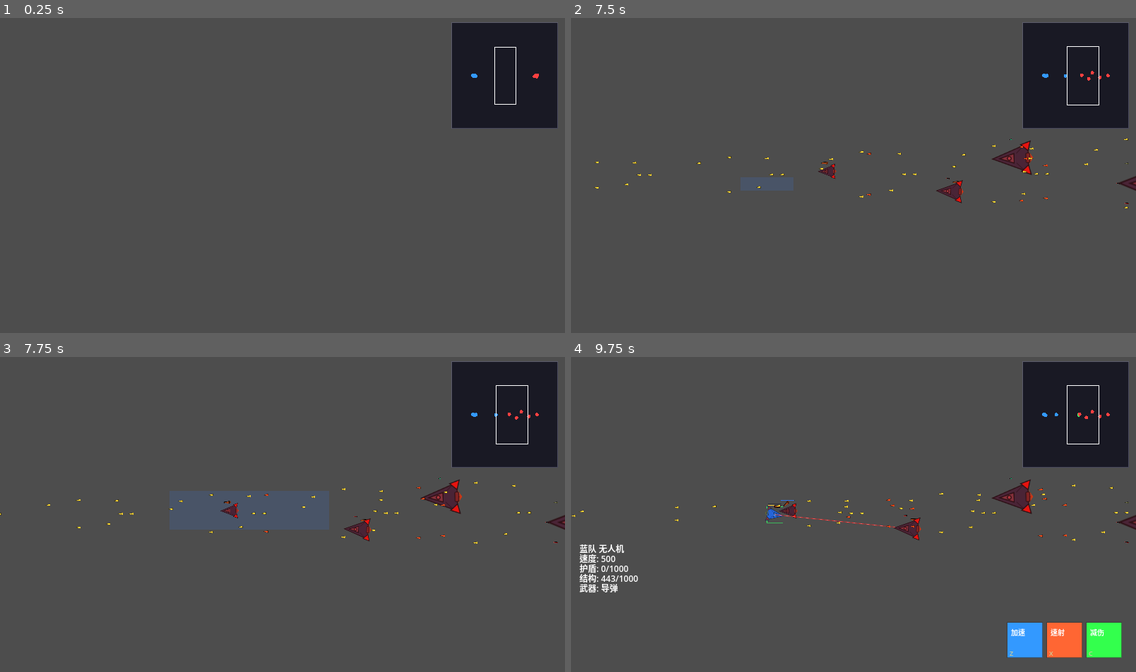
Above: before the commit, frames 1-4 (two rows, left to right).
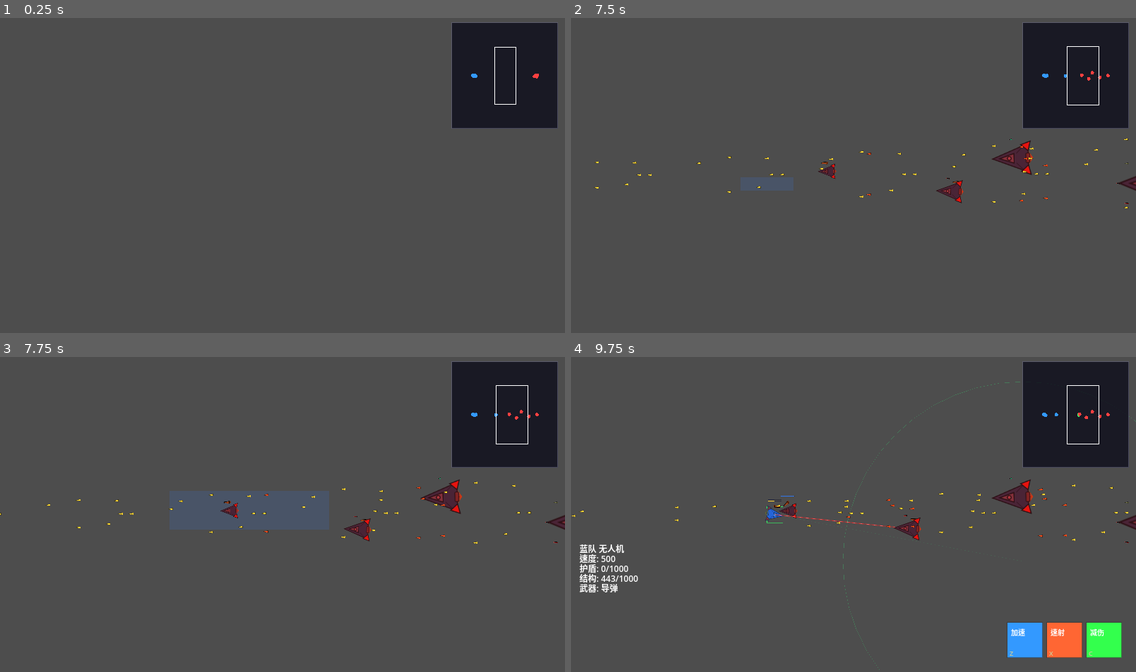
Above: after the commit, the same moments.

Repository: ZhanXuzhao/SpaceRTS
Game: Godot game, scene res://scenes/main.tscn
Two runs of this game, one before a commit and one after it. Both use one fixed random seed, a clock stepped at 60 frames per second and the inputs below.
Inputs (mouse positions are in pixels of both pictures, inside the frame that each line leads up to):
- Up to frame 1 (0.25 s): no input
- Up to frame 2 (7.5 s): tap Enter at 0.5, 4.25 s; move the mouse to (977, 159) at 0.52 s; hold W 0.53-1.25 s; tap R at 0.6 s; click (977, 159) at 0.67 s; tap Space at 1.25 s; drag from (740, 191) to (825, 238) at 1.27 s; move the mouse to (910, 106) at 2.02 s; hold W 2.03-2.75 s; tap H at 2.1 s; click (910, 106) at 2.17 s; drag from (825, 238) to (684, 128) at 2.77 s; move the mouse to (1023, 222) at 3.52 s; hold A 3.53-4.25 s; tap Z at 3.6 s; click (1023, 222) at 3.67 s; drag from (684, 128) to (768, 93) at 4.27 s; move the mouse to (881, 175) at 5.02 s; hold A 5.03-5.75 s; tap C at 5.1 s; click (881, 175) at 5.17 s; drag from (768, 93) to (887, 147) at 5.77 s; move the mouse to (977, 159) at 6.52 s; hold W 6.53-7.25 s; tap 0 at 6.6 s; click (977, 159) at 6.67 s; drag from (740, 191) to (898, 153) at 7.27 s
- Up to frame 3 (7.75 s): no input
- Up to frame 4 (9.75 s): move the mouse to (910, 445) at 8.02 s; hold A 8.03-8.75 s; hold Shift 8.03-8.75 s; click (910, 445) at 8.17 s; drag from (825, 577) to (712, 508) at 8.77 s; move the mouse to (1023, 561) at 9.52 s; hold W from 9.53 s (still down); tap Q at 9.6 s; click (1023, 561) at 9.67 s

Frames 1-3 are identical in both runs. In frame 4, 0.1% of the frame differs, in the area x 34-100%, y 7-100%.

Commit message:
fix: 血条上移20 + 地面环绕轨迹+48段平滑 + W拖拽设环绕半径

Diff:
--- a/scripts/main.gd
+++ b/scripts/main.gd
@@ -32,6 +32,9 @@
 var _attack_cursor_mode: bool = false
 # ----- W 键环绕模式 -----
 var _orbit_cursor_mode: bool = false
+var _orbit_drag_start: Vector2 = Vector2.ZERO  # W 拖拽起点
+var _orbit_drag_end: Vector2 = Vector2.ZERO
+var _orbit_is_dragging: bool = false
 
 # ----- 相机 -----
 var _camera: Camera2D
@@ -361,6 +364,9 @@
 	if event is InputEventMouseMotion and _is_dragging:
 		_drag_end = _screen_to_world(event.position)
 		queue_redraw()
+	if event is InputEventMouseMotion and _orbit_is_dragging:
+		_orbit_drag_end = event.position
+		queue_redraw()
 
 	# ---- 右键 ----
 	if event is InputEventMouseButton and event.button_index == MOUSE_BUTTON_RIGHT:
@@ -376,16 +382,16 @@
 	return get_viewport().canvas_transform.affine_inverse() * screen_pos
 
 
-func _handle_orbit_click(screen_pos: Vector2) -> void:
+func _handle_orbit_click(screen_pos: Vector2, custom_radius: float = -1.0) -> void:
 	var world_pos = _screen_to_world(screen_pos)
 	var target = _find_unit_at_world(world_pos)
 	for unit in _selected_units:
 		if not is_instance_valid(unit) or unit.hull <= 0:
 			continue
 		if target != null:
-			unit.orbit_target(target)
+			unit.orbit_target(target, custom_radius)
 		else:
-			unit.orbit_position(world_pos)
+			unit.orbit_position(world_pos, custom_radius)
 
 
 func _handle_attack_click(screen_pos: Vector2) -> void:
@@ -512,6 +518,14 @@
 		draw_line(world_mouse + Vector2(-CROSS_SIZE, 0), world_mouse + Vector2(CROSS_SIZE, 0), cross_color, 2.0)
 		draw_line(world_mouse + Vector2(0, -CROSS_SIZE), world_mouse + Vector2(0, CROSS_SIZE), cross_color, 2.0)
 		draw_circle(world_mouse, CROSS_SIZE * 0.6, cross_color, false, 1.5)
+
+	# 环绕拖拽预览
+	if _orbit_is_dragging:
+		var start = _screen_to_world(_orbit_drag_start)
+		var end = _screen_to_world(_orbit_drag_end)
+		var radius = start.distance_to(end)
+		draw_circle(start, radius, Color(0.2, 1.0, 0.5, 0.2), false, 2.0)
+		draw_line(start, end, Color(0.2, 1.0, 0.5, 0.8), 2.0)
 
 	# 环绕光标提示
 	if _orbit_cursor_mode:
--- a/scripts/unit.gd
+++ b/scripts/unit.gd
@@ -100,6 +100,7 @@
 var _orbit_angle: float = 0.0
 ## 环绕方向：1 = 逆时针，-1 = 顺时针（由切入位置确定）
 var _orbit_direction: float = 1.0
+var _orbit_radius: float = -1.0  # >=0 时覆盖默认半径
 
 @onready var collision_shape: CollisionShape2D = $CollisionShape2D
 @onready var _sprite: Sprite2D = $Sprite2D
@@ -302,7 +303,7 @@
 			center = _orbit_target_unit.global_position
 		else:
 			center = _orbit_position
-		var dist = _get_approach_range() * 0.85
+		var dist = _orbit_radius if _orbit_radius > 0 else _get_approach_range() * 0.85
 		if dist < 50:
 			dist = 500.0  # 只有 PD 时默认 500
 		var angular_speed = rad_to_deg(speed / dist)
@@ -608,9 +609,10 @@
 	_current_target = _find_nearest_enemy_in_area()
 
 
-func orbit_position(pos: Vector2) -> void:
+func orbit_position(pos: Vector2, custom_radius: float = -1.0) -> void:
 	_orbit_target_unit = null
 	_orbit_position = pos
+	_orbit_radius = custom_radius
 	_is_orbit = true
 	_is_moving = true
 	_is_attack_move = false
@@ -620,8 +622,9 @@
 	_orbit_direction = 1 if diff.cross(Vector2.RIGHT) > 0 else -1
 
 
-func orbit_target(target: Unit) -> void:
+func orbit_target(target: Unit, custom_radius: float = -1.0) -> void:
 	_orbit_target_unit = target
+	_orbit_radius = custom_radius
 	_is_orbit = true
 	_explicit_attack_target = target
 	_is_moving = true
@@ -648,12 +651,16 @@
 
 func _draw() -> void:
 	# ---- 环绕轨迹 ----
-	if _is_orbit and is_instance_valid(_orbit_target_unit) and _orbit_target_unit.hull > 0:
-		var center = _orbit_target_unit.global_position - global_position
-		var radius = _get_approach_range() * 0.85
+	if _is_orbit:
+		var center: Vector2
+		if is_instance_valid(_orbit_target_unit) and _orbit_target_unit.hull > 0:
+			center = _orbit_target_unit.global_position - global_position
+		else:
+			center = _orbit_position - global_position
+		var radius = _orbit_radius if _orbit_radius > 0 else _get_approach_range() * 0.85
 		if radius < 50: radius = 50
 		var trail_color = Color(0.2, 1.0, 0.5, 0.25)
-		var segments = 24
+		var segments = 48
 		for i in range(segments):
 			var a1 = deg_to_rad(i * 360.0 / segments)
 			var a2 = deg_to_rad((i + 1) * 360.0 / segments)
@@ -711,12 +718,12 @@
 
 	# 护盾条（蓝色，上方）
 	if shield < max_shield:
-		draw_rect(Rect2(-bar_half, bar_top - 14.0, bar_width, 4.0), Color(0.15, 0.15, 0.2, 0.8), true)
-		draw_rect(Rect2(-bar_half, bar_top - 14.0, bar_width * shield / max_shield, 4.0), Color(0.2, 0.5, 1.0, 0.9), true)
+		draw_rect(Rect2(-bar_half, bar_top - 34.0, bar_width, 4.0), Color(0.15, 0.15, 0.2, 0.8), true)
+		draw_rect(Rect2(-bar_half, bar_top - 34.0, bar_width * shield / max_shield, 4.0), Color(0.2, 0.5, 1.0, 0.9), true)
 
 	# 结构条（绿色→黄色→红色）
 	if hull < max_hull:
-		draw_rect(Rect2(-bar_half, bar_top - 8.0, bar_width, 5.0), Color(0.15, 0.15, 0.2, 0.8), true)
+		draw_rect(Rect2(-bar_half, bar_top - 28.0, bar_width, 5.0), Color(0.15, 0.15, 0.2, 0.8), true)
 		var hull_pct = hull / max_hull
 		var hull_color: Color
 		if hull_pct > 0.5:
@@ -725,12 +732,12 @@
 			hull_color = Color(1.0, 0.8, 0.2)
 		else:
 			hull_color = Color(1.0, 0.2, 0.2)
-		draw_rect(Rect2(-bar_half, bar_top - 8.0, bar_width * hull_pct, 5.0), hull_color, true)
+		draw_rect(Rect2(-bar_half, bar_top - 28.0, bar_width * hull_pct, 5.0), hull_color, true)
 
 	# ---- 编队号（在血条左侧） ----
 	if control_group >= 0:
 		var font = ThemeDB.fallback_font
-		font.draw_string(get_canvas_item(), Vector2(-bar_half - 22, bar_top - 14 + 8), str(control_group),
+		font.draw_string(get_canvas_item(), Vector2(-bar_half - 22, bar_top - 34 + 8), str(control_group),
 			HORIZONTAL_ALIGNMENT_LEFT, -1, 10, Color(0.8, 0.8, 0.6))
 
 	# 选中标记
